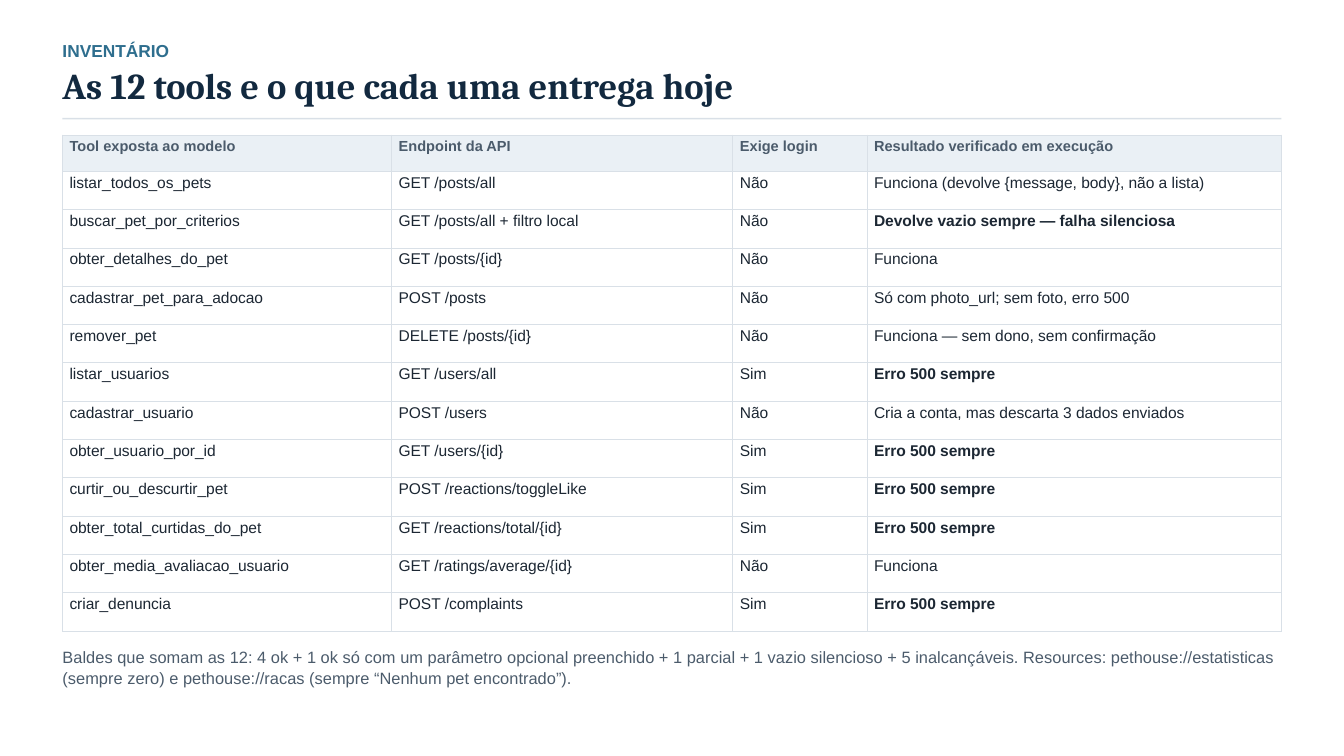
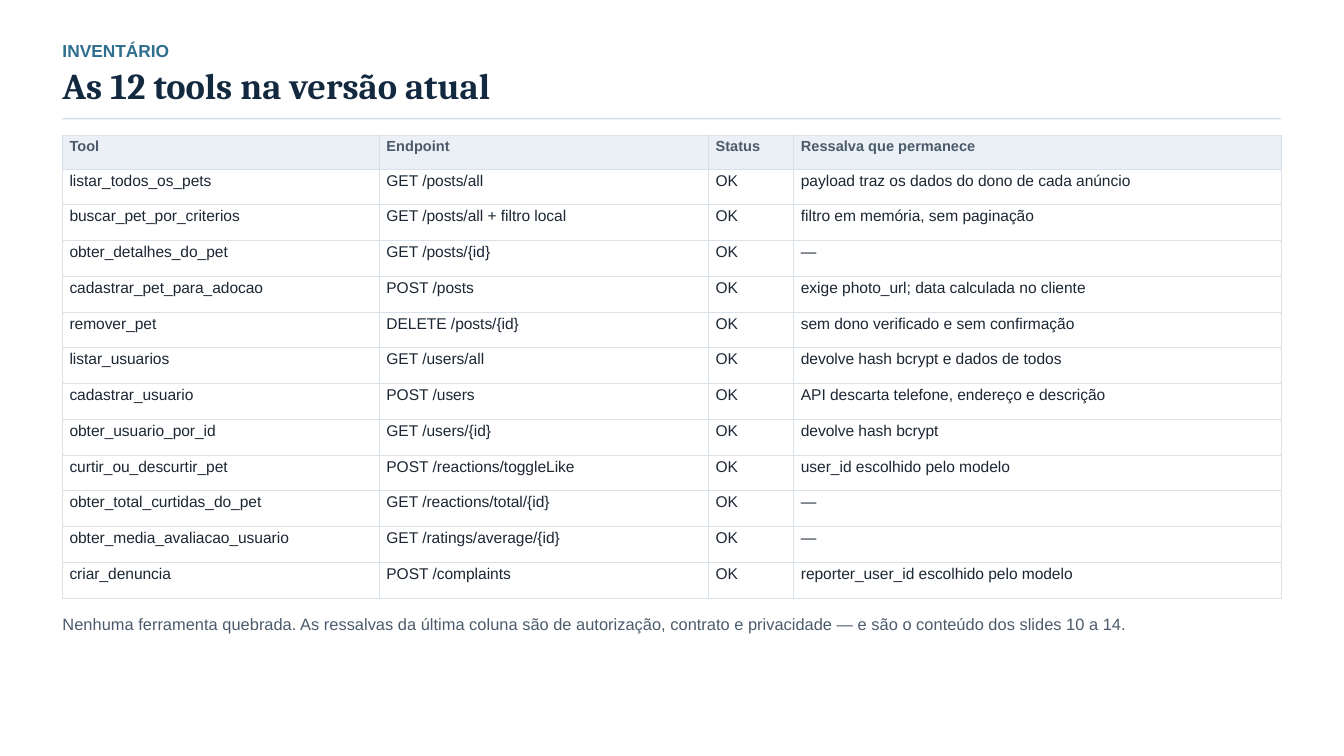
Before and after one commit to edu-correia/project-mcp-pet-adoption, a slide deck: slide 5 of docs/apresentacao-analise-pethouse-mcp.pptx (slide 4 before the commit). Drawn at 1344x756 pixels with LibreOffice and Linux fonts; fonts in the diff are those of the drawing. Boxes give left, top, right and bottom in pixels: in the first picture for what was removed or moved away, otherwise in the second. Text is boxed around its words. In the diff, an @@ line names an element or a change of style, - is before the commit and + after.

Commit message:
docs: reapresenta a analise a partir da versao com o fix (autenticacao + contrato)
- deck refeito (16 slides): o que a versao atual entrega, como foi validada e os
  insucessos que continuam (identidade por parametro, contrato da API, operacao)
- seguranca ganha peso: o fix destravou o acesso e expos 7 hashes de senha em 7
  usuarios; acao destrutiva segue sem dono e sem confirmacao
- roteiro de falas refeito para 4 pessoas sobre os 16 slides
- demo-video.md: referencias atualizadas (video e da versao anterior)

```diff
--- a/docs/apresentacao-analise-pethouse-mcp.pptx
+++ b/docs/apresentacao-analise-pethouse-mcp.pptx
@@ text at [62, 73, 490, 100]: text changed @@
-As 12 tools e o que cada uma entrega hoje
+As 12 tools na versão atual
@@ table at [63, 135, 1282, 599] @@
-row 1: Tool exposta ao modelo | Endpoint da API | Exige login | Resultado verificado em execução
+row 1: Tool | Endpoint | Status | Ressalva que permanece
-row 2, column 3: Não
+row 2, column 3: OK
-row 2, column 4: Funciona (devolve {message, body}, não a lista)
+row 2, column 4: payload traz os dados do dono de cada anúncio
-row 3, column 3: Não
+row 3, column 3: OK
-row 3, column 4: Devolve vazio sempre — falha silenciosa
+row 3, column 4: filtro em memória, sem paginação
-row 4, column 3: Não
+row 4, column 3: OK
-row 4, column 4: Funciona
+row 4, column 4: —
-row 5, column 3: Não
+row 5, column 3: OK
-row 5, column 4: Só com photo_url; sem foto, erro 500
+row 5, column 4: exige photo_url; data calculada no cliente
-row 6, column 3: Não
+row 6, column 3: OK
-row 6, column 4: Funciona — sem dono, sem confirmação
+row 6, column 4: sem dono verificado e sem confirmação
-row 7, column 3: Sim
+row 7, column 3: OK
-row 7, column 4: Erro 500 sempre
+row 7, column 4: devolve hash bcrypt e dados de todos
-row 8, column 3: Não
+row 8, column 3: OK
-row 8, column 4: Cria a conta, mas descarta 3 dados enviados
+row 8, column 4: API descarta telefone, endereço e descrição
-row 9, column 3: Sim
+row 9, column 3: OK
-row 9, column 4: Erro 500 sempre
+row 9, column 4: devolve hash bcrypt
-row 10, column 3: Sim
+row 10, column 3: OK
-row 10, column 4: Erro 500 sempre
+row 10, column 4: user_id escolhido pelo modelo
-row 11, column 3: Sim
+row 11, column 3: OK
-row 11, column 4: Erro 500 sempre
+row 11, column 4: —
-row 12, column 3: Não
+row 12, column 3: OK
-row 12, column 4: Funciona
+row 12, column 4: —
-row 13, column 3: Sim
+row 13, column 3: OK
-row 13, column 4: Erro 500 sempre
+row 13, column 4: reporter_user_id escolhido pelo modelo
@@ text at [62, 618, 1126, 633]: text changed @@
-Baldes que somam as 12: 4 ok + 1 ok só com um parâmetro opcional preenchido + 1 parcial + 1 vazio silencioso + 5 inalcançáveis. Resources: pethouse://estatisticas (sempre zero) e pethouse://racas (sempre “Nenhum pet encontrado”).
+Nenhuma ferramenta quebrada. As ressalvas da última coluna são de autorização, contrato e privacidade — e são o conteúdo dos slides 10 a 14.
```
Also in this commit, not shown: 6 other slides changed, 9 slides added, 9 slides removed, 4 other files.
